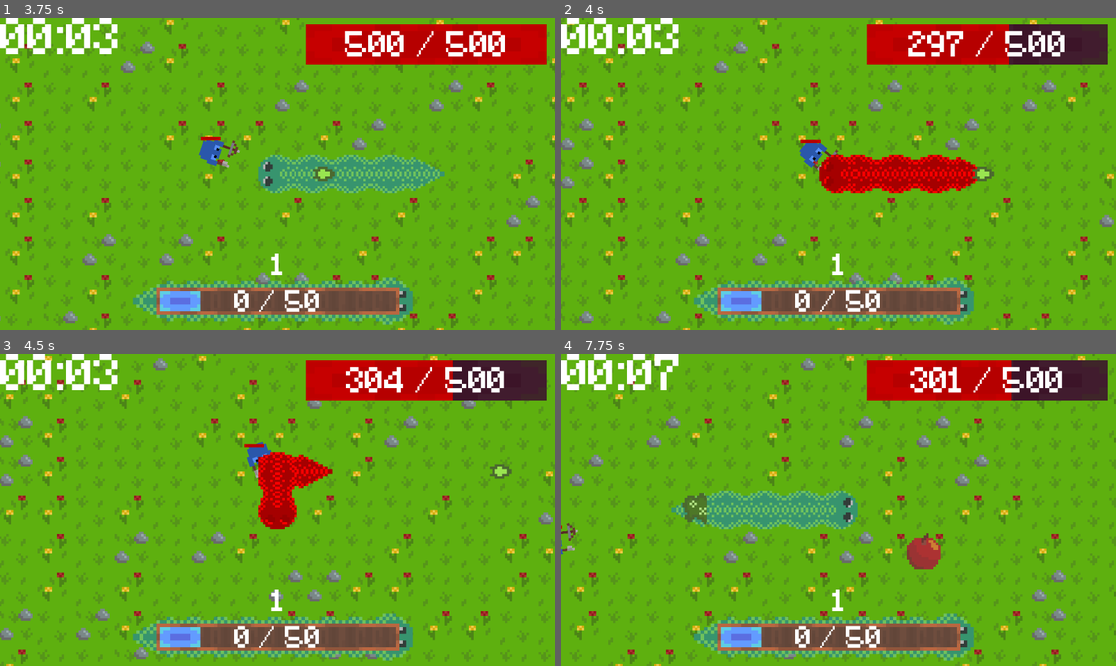
Above: before the commit, frames 1-4 (two rows, left to right).
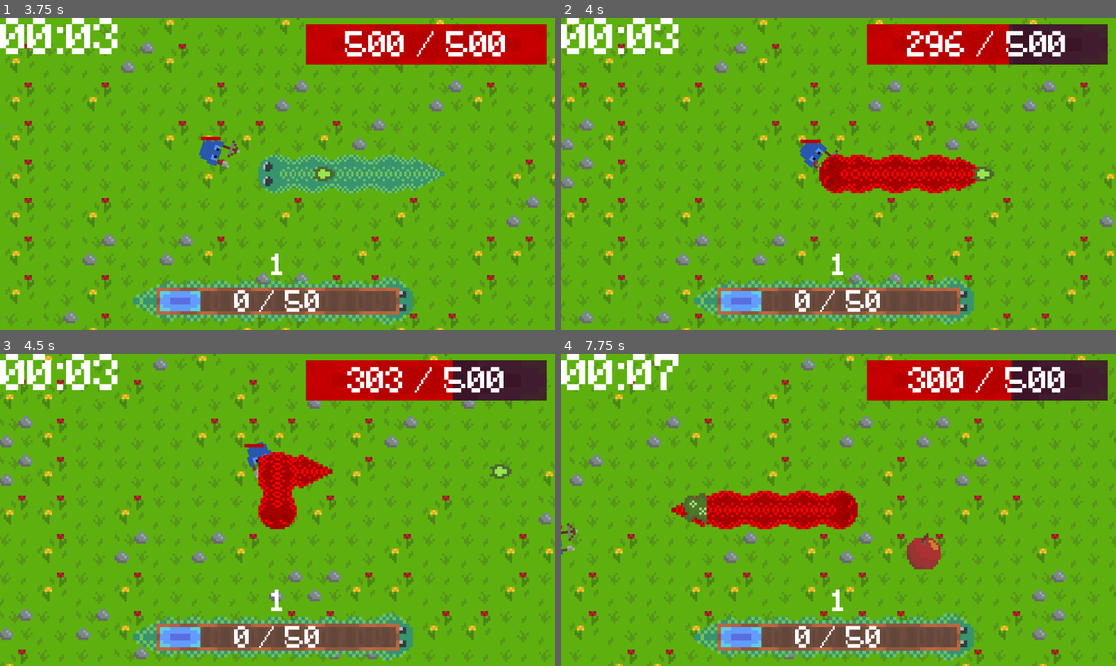
Above: after the commit, the same moments.

Repository: EdWinMaster0/ProjectSnake
Game: Godot game, scene res://scenes/Menu.tscn
Same seed, same stepped clock (60 frames per second), same inputs: the game is played once before the commit and once after it.
Inputs (mouse positions are in pixels of both pictures, inside the frame that each line leads up to):
- Up to frame 1 (3.75 s): click "Start" at 0.5 s; tap Enter at 1.25 s; move the mouse to (249, 236) at 1.27 s; hold Up (Up) 1.28-2.78 s; tap Space (Action) every 0.75 s from 1.35 to 3.6 s; move the mouse to (444, 220) at 2.02 s; move the mouse to (111, 127) at 2.77 s; hold A (Left) from 2.78 s (still down); move the mouse to (305, 174) at 3.52 s
- Up to frame 2 (4 s): keep holding A (Left)
- Up to frame 3 (4.5 s): move the mouse to (194, 432) at 4.27 s; release A (Left) at 4.28 s; hold S (Down) from 4.28 s (still down); tap Space (Action) at 4.35 s
- Up to frame 4 (7.75 s): move the mouse to (960, 494) at 5.02 s; release S (Down) at 5.03 s; hold D (Right) 5.03-5.78 s; tap Space (Action) every 0.75 s from 5.1 to 7.35 s; move the mouse to (727, 525) at 5.77 s; hold Up (Up) 5.78-6.53 s; move the mouse to (894, 441) at 6.52 s; hold D (Right) from 6.53 s (still down); move the mouse to (810, 572) at 7.27 s

Frame 1 is identical in both runs. In frame 2, 0.5% of the frame differs, in the area x 62-91%, y 4-13%; in frame 3, 0.6%; in frame 4, 4.0%, in the area x 19-91%, y 4-57%.

Commit message:
Add files via upload
Projectile nem nyúlik, vékonyodni néha szokott.

Ezt úgy értem el, hogy megváltoztattam, hogy az ötszörös scaling a parent node-nál legyen, ne a sprite2d-nél

raktam egy marker node-ot az enemyhez, de nem tudtam alkalmazni

majd [holnap] ma reggel <3

Diff:
--- a/snake-survivors/scenes/Enemy.tscn
+++ b/snake-survivors/scenes/Enemy.tscn
@@ -57,6 +57,10 @@
 tint_under = Color(0.658824, 0.180392, 0.180392, 1)
 tint_progress = Color(2, 0, 0, 1)
 
+[node name="Marker2D" type="Marker2D" parent="."]
+position = Vector2(54, -18)
+scale = Vector2(1, 1)
+
 [connection signal="body_entered" from="Hurtbox" to="." method="_on_hurtbox_body_entered"]
 [connection signal="body_exited" from="Hurtbox" to="." method="_on_hurtbox_body_exited"]
 [connection signal="timeout" from="Hurtbox/Timer" to="." method="_on_timer_timeout"]
--- a/snake-survivors/scenes/EnemyProjectile.tscn
+++ b/snake-survivors/scenes/EnemyProjectile.tscn
@@ -15,6 +15,7 @@
 var p_speed = 100
 func _ready() -> void:
 	velocity = transform.x * p_speed
+
 
 func _physics_process(delta):
 	time_elapsed += delta
@@ -54,9 +55,10 @@
 "
 
 [sub_resource type="RectangleShape2D" id="RectangleShape2D_fcjd6"]
-size = Vector2(15, 30)
+size = Vector2(3.00002, 5.99999)
 
 [node name="EnemyProjectile" type="Area2D"]
+scale = Vector2(5, 5)
 collision_layer = 0
 collision_mask = 4
 linear_damp = 100.0
@@ -65,17 +67,17 @@
 
 [node name="Sprite2D" type="Sprite2D" parent="."]
 z_index = 20
-position = Vector2(2, -2)
+position = Vector2(1.19209e-07, -0.4)
 rotation = 1.5708
-scale = Vector2(5, 5)
 texture = ExtResource("1_0bjfu")
 hframes = 4
 vframes = 20
 frame = 32
 
 [node name="CollisionShape2D" type="CollisionShape2D" parent="."]
-position = Vector2(2, 0.5)
+position = Vector2(-3.57628e-07, 0)
 rotation = 1.5708
+scale = Vector2(1, 1)
 shape = SubResource("RectangleShape2D_fcjd6")
 
 [connection signal="body_entered" from="." to="." method="_on_body_entered"]
--- a/snake-survivors/scenes/enemy.gd
+++ b/snake-survivors/scenes/enemy.gd
@@ -110,6 +110,7 @@
 	proj.rotation_degrees -= 90
 	proj.position = position
 	call_deferred("add_sibling", proj)
+
 func archer_ai(delta: float) -> void:
 	$Sprite2D.frame = 29
 	if arrow_cooldown > 0:
